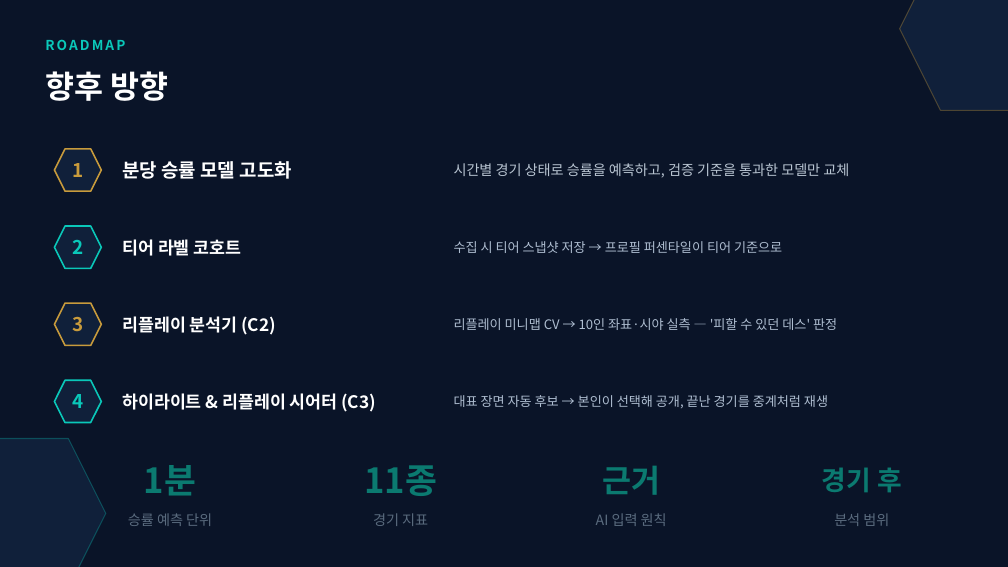
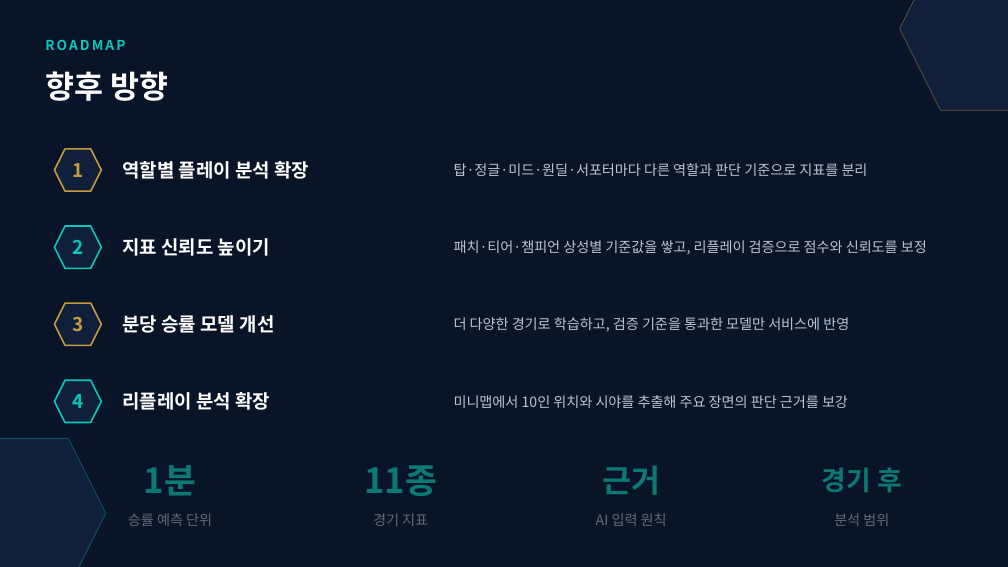
Before and after one commit to 03leedo/LoL_AI_Platform, a slide deck: slide 12 of docs/presentation/LoL_AI_플랫폼_발표_2026-07-21_v5_모델_AI리포트.pptx. Drawn at 1008x567 pixels with LibreOffice and Linux fonts; fonts in the diff are those of the drawing. Boxes give left, top, right and bottom in pixels: in the first picture for what was removed or moved away, otherwise in the second. Text is boxed around its words. In the diff, an @@ line names an element or a change of style, - is before the commit and + after.

```diff
--- a/docs/presentation/LoL_AI_플랫폼_발표_2026-07-21_v5_모델_AI리포트.pptx
+++ b/docs/presentation/LoL_AI_플랫폼_발표_2026-07-21_v5_모델_AI리포트.pptx
@@ text at (122,161,309,179): text changed @@
-분당 승률 모델 고도화
+역할별 플레이 분석 확장
@@ text at (454,163,868,176): text changed @@
-시간별 경기 상태로 승률을 예측하고, 검증 기준을 통과한 모델만 교체
+탑·정글·미드·원딜·서포터마다 다른 역할과 판단 기준으로 지표를 분리
@@ text at (122,238,270,256): text changed; size 16.5 to 18 pt @@
-티어 라벨 코호트
+지표 신뢰도 높이기
@@ text at (454,240,927,255): text changed; size 12.5 to 13.5 pt; text colour #AEBDD0 to #B8C4D1 @@
-수집 시 티어 스냅샷 저장 → 프로필 퍼센타일이 티어 기준으로
+패치·티어·챔피언 상성별 기준값을 쌓고, 리플레이 검증으로 점수와 신뢰도를 보정
@@ text at (122,315,275,333): text changed; size 16.5 to 18 pt @@
-리플레이 분석기 (C2)
+분당 승률 모델 개선
@@ text at (454,317,849,331): text changed; size 12.5 to 13.5 pt; text colour #AEBDD0 to #B8C4D1 @@
-리플레이 미니맵 CV → 10인 좌표·시야 실측 — '피할 수 있던 데스' 판정
+더 다양한 경기로 학습하고, 검증 기준을 통과한 모델만 서비스에 반영
@@ text at (122,392,270,410): text changed; size 16.5 to 18 pt @@
-하이라이트 & 리플레이 시어터 (C3)
+리플레이 분석 확장
@@ text at (454,395,848,408): text changed; size 12.5 to 13.5 pt; text colour #AEBDD0 to #B8C4D1 @@
-대표 장면 자동 후보 → 본인이 선택해 공개, 끝난 경기를 중계처럼 재생
+미니맵에서 10인 위치와 시야를 추출해 주요 장면의 판단 근거를 보강
```
Also in this commit, not shown: 1 other slide changed, 3 other files.
